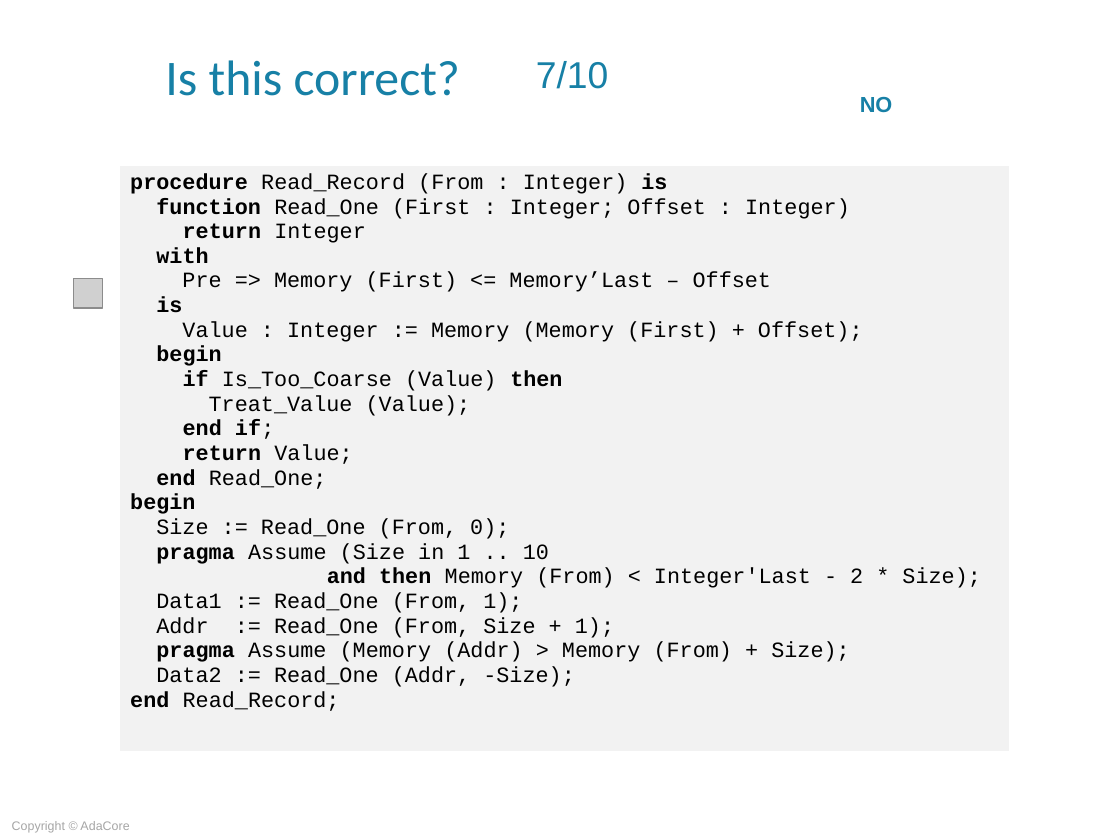
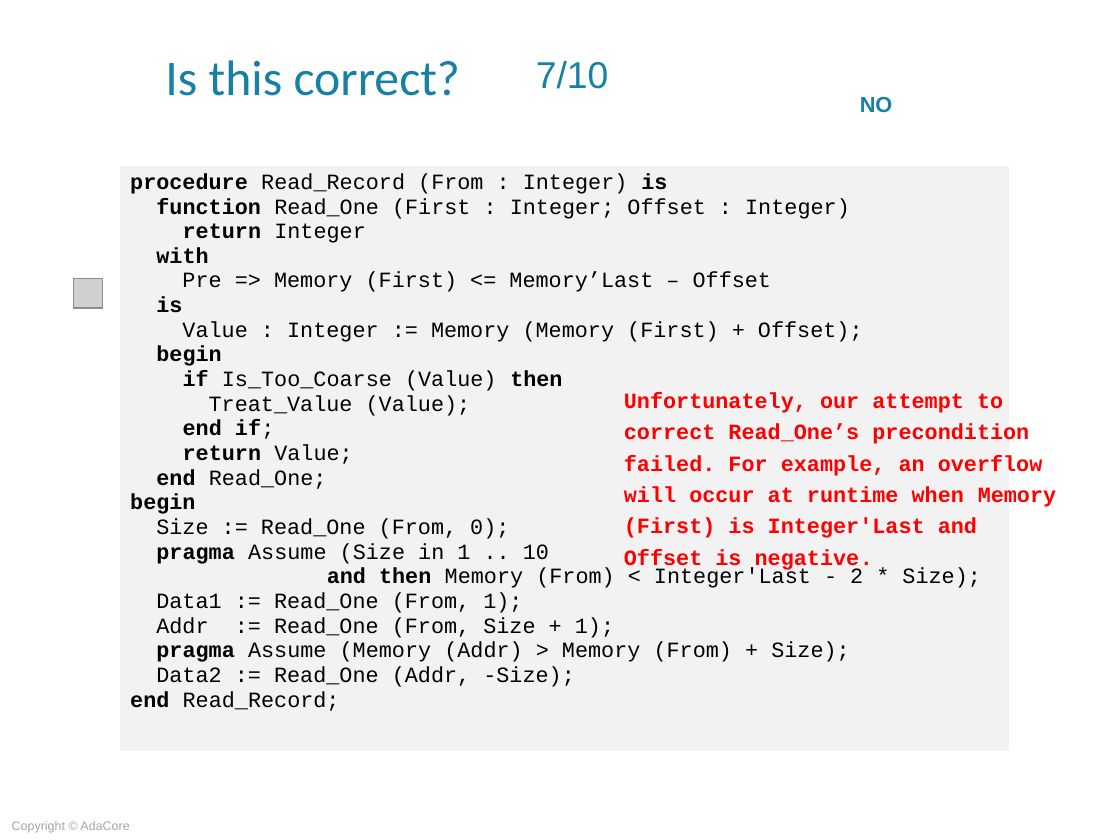
Before and after one commit to AdaCoreU/Courses, a slide deck: slide 32 of lectures/06_SPARK_2014/03_Proof_Of_Program_Integrity/Slides/03_Proof_Of_Program_Integrity.ppt. Drawn at 1120x840 pixels with LibreOffice and Linux fonts; fonts in the diff are those of the drawing; grey boxes stand for pictures; background and template pictures are left out. Boxes give left, top, right and bottom in pixels: in the first picture for what was removed or moved away, otherwise in the second. Text is boxed around its words. In the diff, an @@ line names an element or a change of style, - is before the commit and + after.

```diff
--- a/lectures/06_SPARK_2014/03_Proof_Of_Program_Integrity/Slides/03_Proof_Of_Program_Integrity.ppt
+++ b/lectures/06_SPARK_2014/03_Proof_Of_Program_Integrity/Slides/03_Proof_Of_Program_Integrity.ppt
@@ text added at (624,392,1056,572), 14 pt, text #FF0000, bold @@
+Unfortunately, our attempt to correct Read_One’s precondition failed. For example, an overflow will occur at runtime when Memory (First) is Integer'Last and Offset is negative.
```
Also in this commit, not shown: 4 other slides changed, 1 other file.
